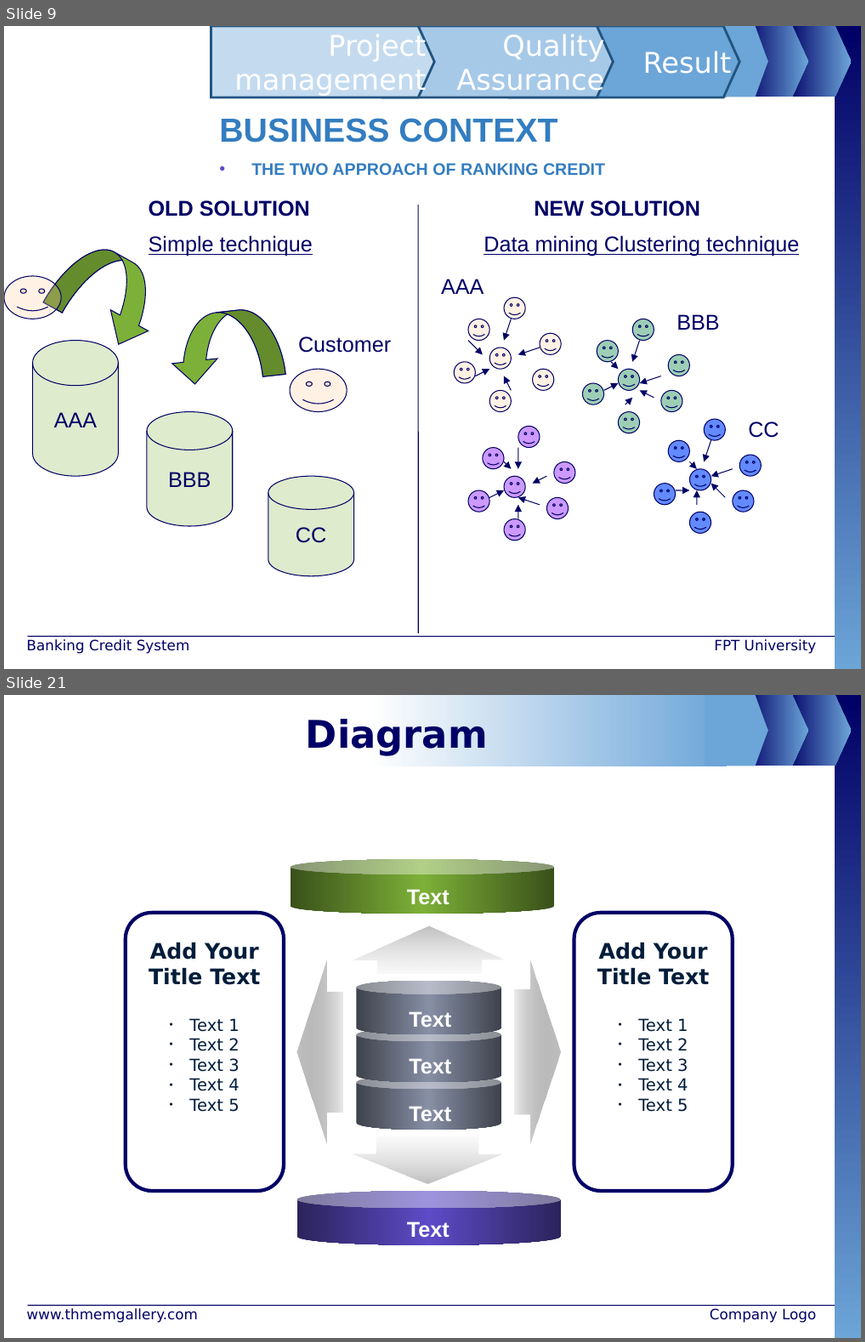
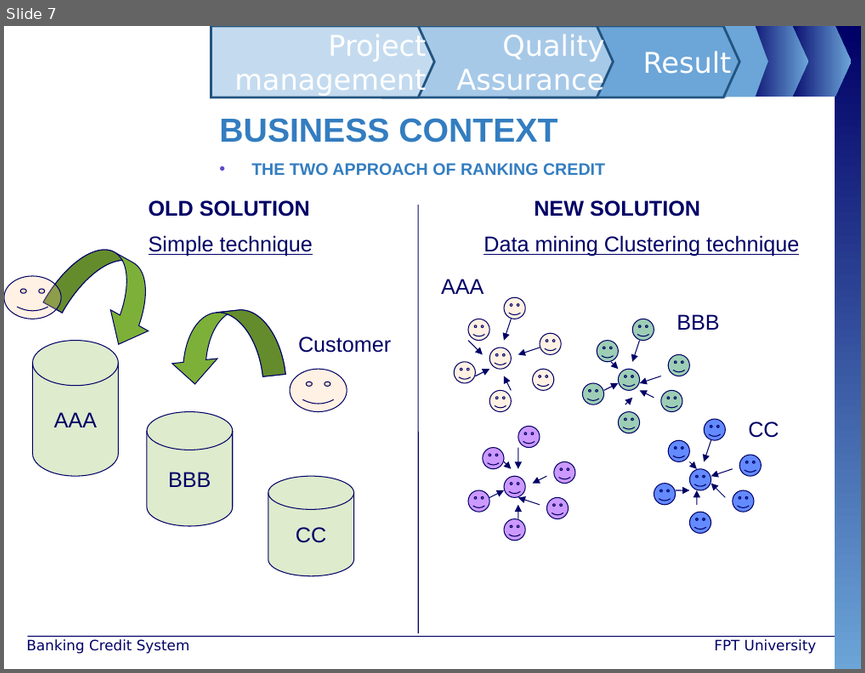
Before and after one commit to maily89/fbdm, a slide deck: Deliverables/LongNT.ppt. Shown one above the other, each under a label of ours: slides 9 and 21 before the commit, slide 7 after it; the slides between them are not shown. The pictures are 865x1342 and 865x673 pixels, drawn with LibreOffice and Linux fonts; fonts in the diff are those of the drawing; background and template pictures are left out. Boxes give left, top, right and bottom in pixels: in the first picture for what was removed or moved away, otherwise in the second. Text is boxed around its words. In the diff, an @@ line names an element or a change of style, - is before the commit and + after.

```diff
--- a/Deliverables/LongNT.ppt
+++ b/Deliverables/LongNT.ppt
@@ slide 21 removed at (x1=4, y1=695, x2=861, y2=1338), background #FFFFFF; not listed: 10 template elements that a slide beside it also shows @@
@@ title removed at (x1=306, y1=719, x2=488, y2=756) @@
-Diagram
@@ group removed at (x1=126, y1=860, x2=732, y2=1244): 7 texts, 5 cylinders, 2 freeform shapes, 1 left arrow, 1 right arrow, 1 up arrow, 1 down arrow @@
-Text
-Text
-Text
-Add Your
-Title Text
-• Text 1
-• Text 2
-• Text 3
-• Text 4
-• Text 5
-Add Your
-Title Text
-• Text 1
-• Text 2
-• Text 3
-• Text 4
-• Text 5
-Text
-Text
@@ text removed at (x1=27, y1=1308, x2=198, y2=1322) @@
-www.thmemgallery.com
@@ text removed at (x1=710, y1=1308, x2=816, y2=1322) @@
-Company Logo
@@ what was slide 9 is now slide 7 @@
```
Also in this commit, not shown: 2 slides changed, 25 other slides removed.
